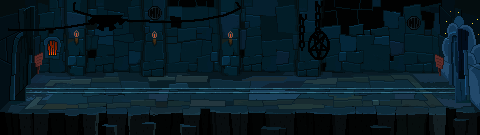
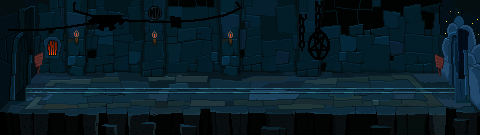
Comparing the layer stacks of the two 480 × 135 images. Changes:
removed layer "Ventana redonda" from group "Hub.png" over left=407, top=16, right=421, bottom=30
